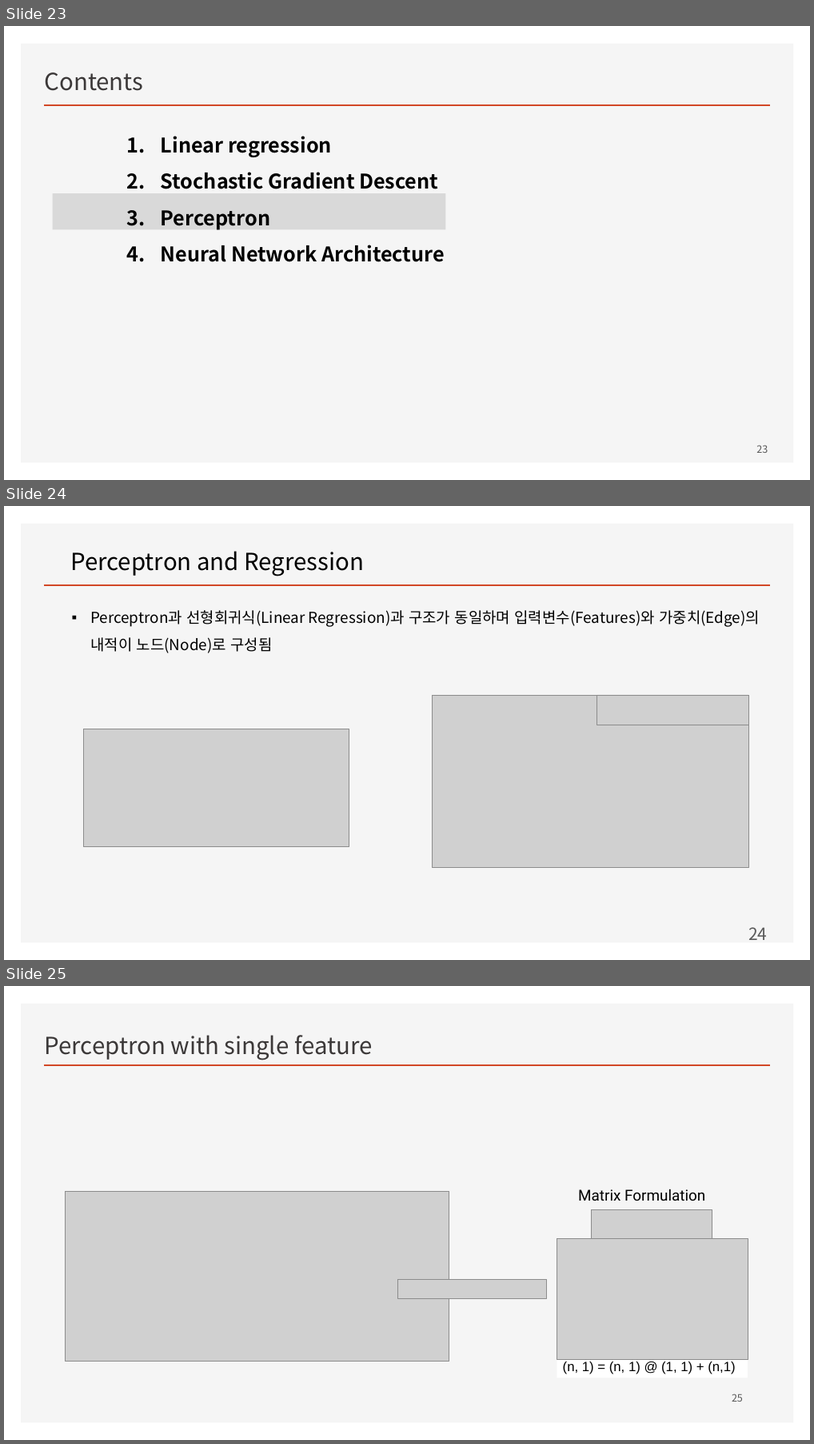
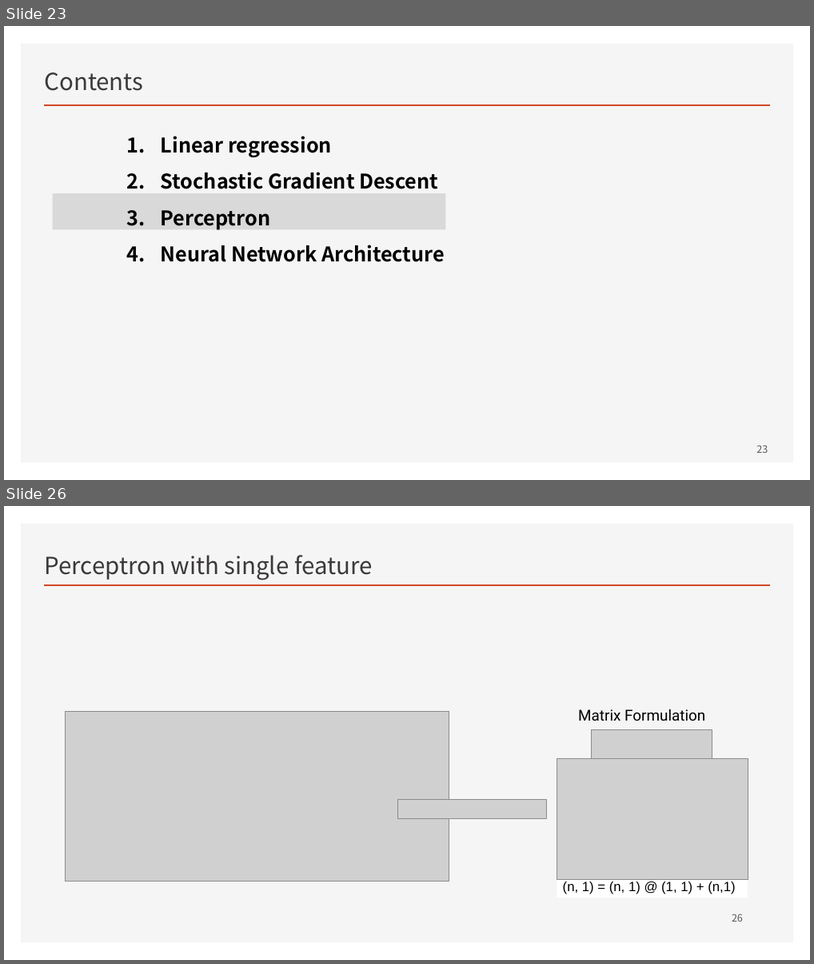
Before and after one commit to ancestor9/mathematics-for-machine-learning, a slide deck: Linear_Algebra/w4_Perceptron_Regression.pptx. Shown one above the other, each under a label of ours: slides 23, 24 and 25 before the commit, slides 23 and 26 after it; the slides between them are not shown. The pictures are 814x1444 and 814x964 pixels, drawn with LibreOffice and Linux fonts; fonts in the diff are those of the drawing; grey boxes stand for pictures; background and template pictures are left out. Boxes give left, top, right and bottom in pixels: in the first picture for what was removed or moved away, otherwise in the second. Text is boxed around its words. In the diff, an @@ line names an element or a change of style, - is before the commit and + after.

```diff
--- a/Linear_Algebra/w4_Perceptron_Regression.pptx
+++ b/Linear_Algebra/w4_Perceptron_Regression.pptx
@@ slide 24 removed at [4, 506, 810, 960], background picture (left out); not listed: 2 template elements that a slide beside it also shows @@
@@ title removed at [71, 551, 365, 576] @@
-Perceptron and Regression
@@ text removed at [90, 610, 760, 653] @@
-▪ Perceptron과 선형회귀식(Linear Regression)과 구조가 동일하며 입력변수(Features)와 가중치(Edge)의 내적이 노드(Node)로 구성됨
@@ picture removed at [432, 695, 750, 867] @@
@@ picture removed at [597, 695, 749, 725] @@
@@ picture removed at [83, 729, 349, 847] @@
@@ page number removed at [749, 927, 767, 940] @@
-24
@@ what was slide 25 is now slide 26 @@
@@ page number at [732, 913, 743, 921]: text changed @@
-25
+26
```
Also in this commit, not shown: 9 slides changed, 5 slides added, 4 other slides removed.
